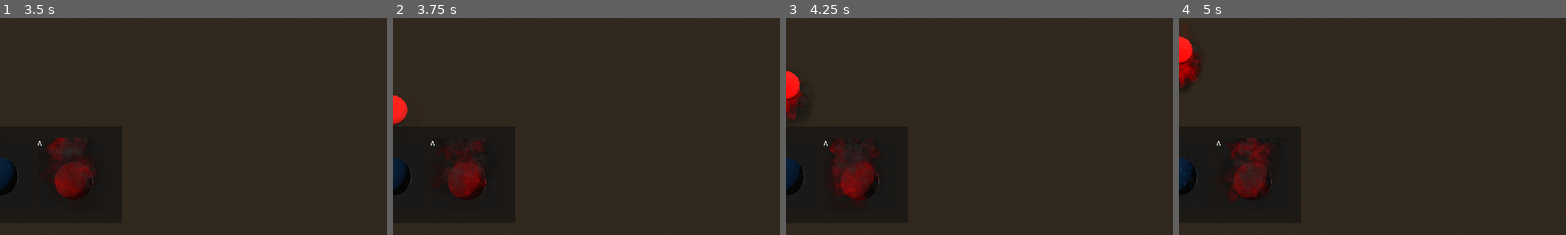
Above: before the commit, frames 1-4 (left to right).
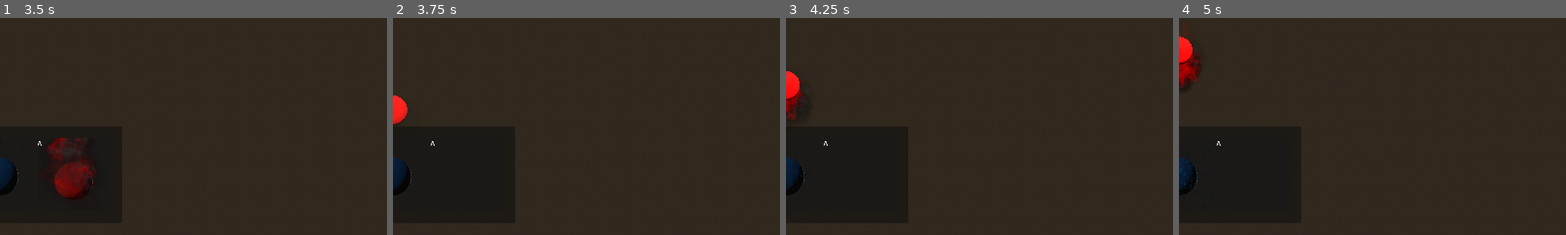
Above: after the commit, the same moments.

Repository: emmdie/3m5Jam2024_1
Game: Godot game, scene res://Scenes/game.tscn
Same seed, same stepped clock (60 frames per second), same inputs: the game is played once before the commit and once after it.
Inputs (mouse positions are % of the whole screen's width and height, from its top left):
- Up to frame 1 (3.5 s): move the mouse to (72, 45) at 0.52 s; hold J (select_0) 0.53-1.28 s; move the mouse to (30, 55) at 1.27 s; tap K (select_1) at 1.35 s; move the mouse to (60, 28) at 2.02 s; hold L (select_2) 2.03-2.78 s; move the mouse to (45, 70) at 2.77 s; tap Left (summon_lane_0) at 2.85 s
- Up to frame 2 (3.75 s): move the mouse to (80, 65) at 3.52 s; hold Up (summon_lane_1) from 3.53 s (still down)
- Up to frame 3 (4.25 s): keep holding Up (summon_lane_1)
- Up to frame 4 (5 s): move the mouse to (20, 35) at 4.27 s; release Up (summon_lane_1) at 4.28 s; tap Right (summon_lane_2) at 4.35 s
The pictures show only the part of the screen within x 50-100%, y 50-100%; the shares and areas given below are measured in that part.

Frame 1 is identical in both runs. In frame 2, 1.6% of the frame differs, in the area x 11-25%, y 56-84%; in frame 3, 1.9%; in frame 4, 1.9%, in the area x 12-25%, y 55-85%.
Error before the commit: Invalid access of index '2' on a base object of type: 'Array'. (res://Scenes/Ui/Ui.gd:19)

Commit message:
fix missing =

Diff:
--- a/Scenes/Ui/Ui.gd
+++ b/Scenes/Ui/Ui.gd
@@ -13,7 +13,8 @@
 func update_preview():
 	var stash_size = GameState.unit_stash.value.size()
 	for i in previews.size():
-		if i >stash_size:
+		print("unit preview Nr. "+str(i))
+		if i >=stash_size:
 			previews[i].clear()
 		else:
 			var unit = GameState.unit_stash.value[i].instantiate()
